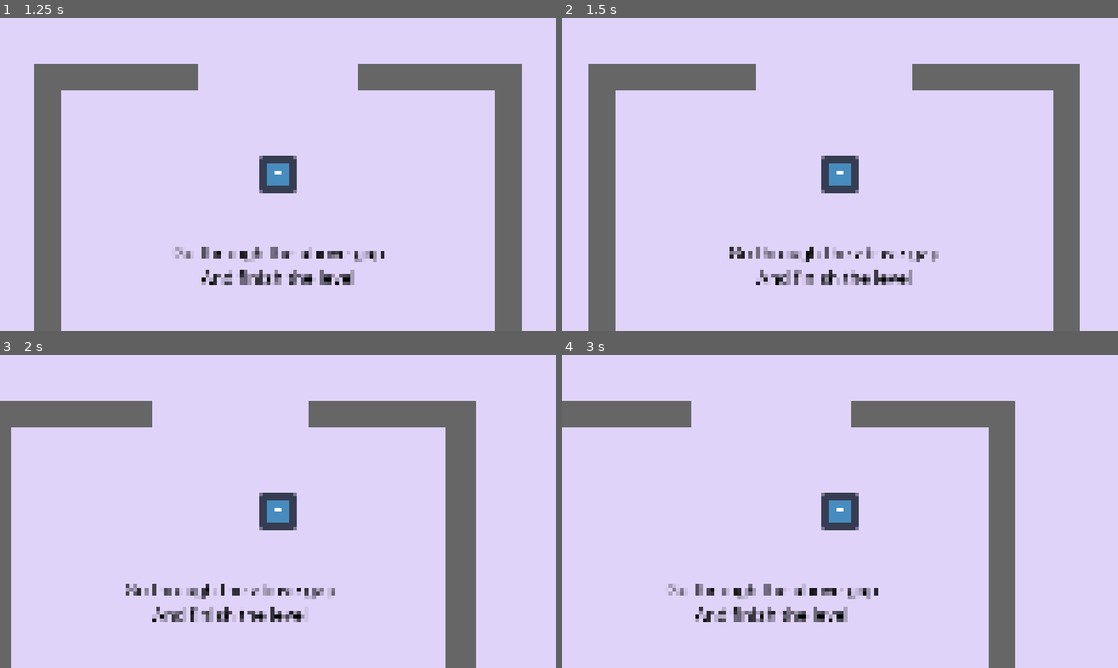
Above: before the commit, frames 1-4 (two rows, left to right).
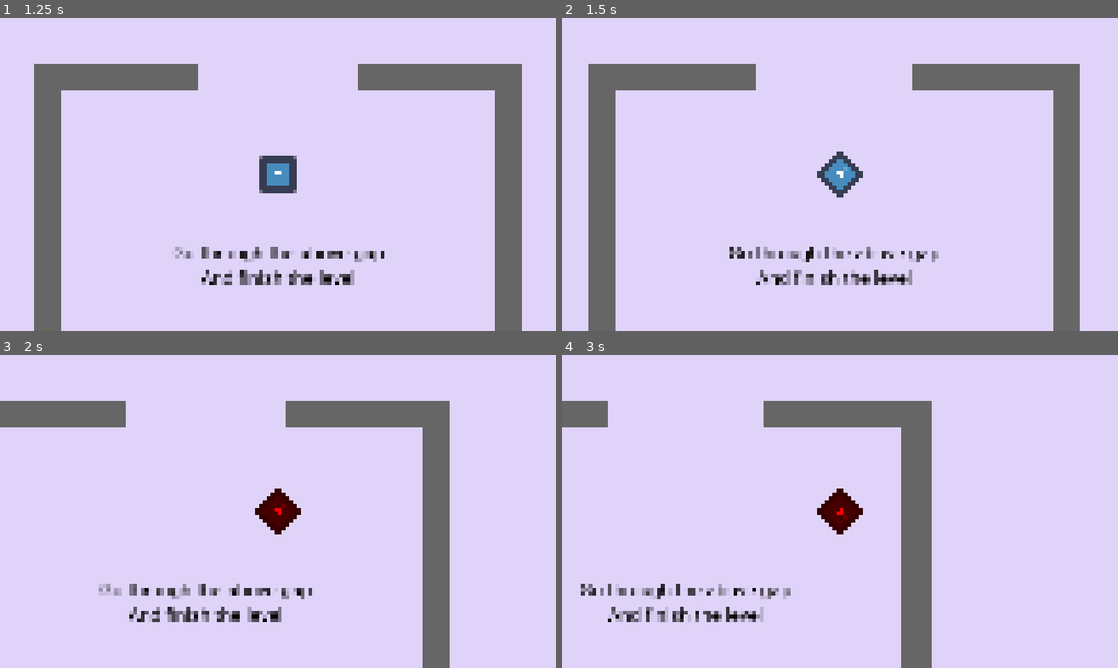
Above: after the commit, the same moments.

Repository: doruktuna/godot-template
Game: Godot game, scene res://scenes/scene_manager/scene_manager.tscn
Same seed, same stepped clock (60 frames per second), same inputs: the game is played once before the commit and once after it. The engine's default icon, where the game draws it, is replaced by a stand-in: a white triangle on a blue panel in a dark square.
Inputs (mouse positions are in pixels of both pictures, inside the frame that each line leads up to):
- Up to frame 1 (1.25 s): click "START" at 0.5 s
- Up to frame 2 (1.5 s): tap Enter at 1.25 s; move the mouse to (962, 158) at 1.27 s; press the mouse at (962, 158) at 1.28 s; hold D (right) from 1.28 s (still down)
- Up to frame 3 (2 s): keep holding D (right); right-click (400, 495) at 1.55 s
- Up to frame 4 (3 s): release D (right) at 2 s; release the mouse at (962, 495) at 2 s; drag from (728, 527) to (789, 405) at 2.02 s; move the mouse to (895, 442) at 2.77 s; press the mouse at (895, 442) at 2.78 s; hold D (right) from 2.78 s (still down)

Frame 1 is identical in both runs. In frame 2, 0.4% of the frame differs, in the area x 45-55%, y 42-58%; in frame 3, 12%; in frame 4, 15%, in the area x 3-82%, y 14-100%.

Commit message:
FEAT: Add rotate and color change actions to player for testing save load and persistence between levels

Diff:
--- a/entities/player/player.gd
+++ b/entities/player/player.gd
@@ -1,8 +1,16 @@
 class_name Player
 extends CharacterBody2D
 
-@export var speed: float = 300.0
+const COLORS: Array[Color] = [Color.WHITE, Color.RED, Color.YELLOW, Color.REBECCA_PURPLE, Color.DARK_ORANGE]
+
+# TODO Revert high speed when testing is finished
+@export var speed: float = 300.0 * 3
 @export var speed_up_coef: float = 1000.0
+
+@onready var sprite: Sprite2D = $Sprite2D
+@onready var collision_shape: CollisionShape2D = $CollisionShape2D
+
+var color_ind = 0
 
 
 func _physics_process(delta: float) -> void:
@@ -10,3 +18,13 @@
 
 	velocity = velocity.move_toward(direction * speed, delta * speed_up_coef)
 	move_and_slide()
+
+
+func _input(event: InputEvent) -> void:
+	if event.is_action_pressed("action"):
+		sprite.rotate(PI / 4)
+		collision_shape.rotate(PI / 4)
+
+	if event.is_action_pressed("action_2"):
+		color_ind = posmod(color_ind + 1, COLORS.size())
+		sprite.modulate = COLORS[color_ind]
--- a/entities/player/player.tscn
+++ b/entities/player/player.tscn
@@ -4,7 +4,7 @@
 [ext_resource type="Texture2D" uid="uid://cpp0wcvw5iruq" path="res://godot-icon.svg" id="2_abrql"]
 
 [sub_resource type="RectangleShape2D" id="RectangleShape2D_d67f2"]
-size = Vector2(130, 128)
+size = Vector2(128, 128)
 
 [node name="Player" type="CharacterBody2D" unique_id=595098128]
 collision_layer = 2
@@ -14,7 +14,7 @@
 [node name="Sprite2D" type="Sprite2D" parent="." unique_id=217560675]
 texture = ExtResource("2_abrql")
 
-[node name="CollisionShape2D" type="CollisionShape2D" parent="." unique_id=696195505]
+[node name="CollisionShape2D" type="CollisionShape2D" parent="." unique_id=696195505 groups=["persistent"]]
 shape = SubResource("RectangleShape2D_d67f2")
 
 [node name="Camera2D" type="Camera2D" parent="." unique_id=1390011366]
